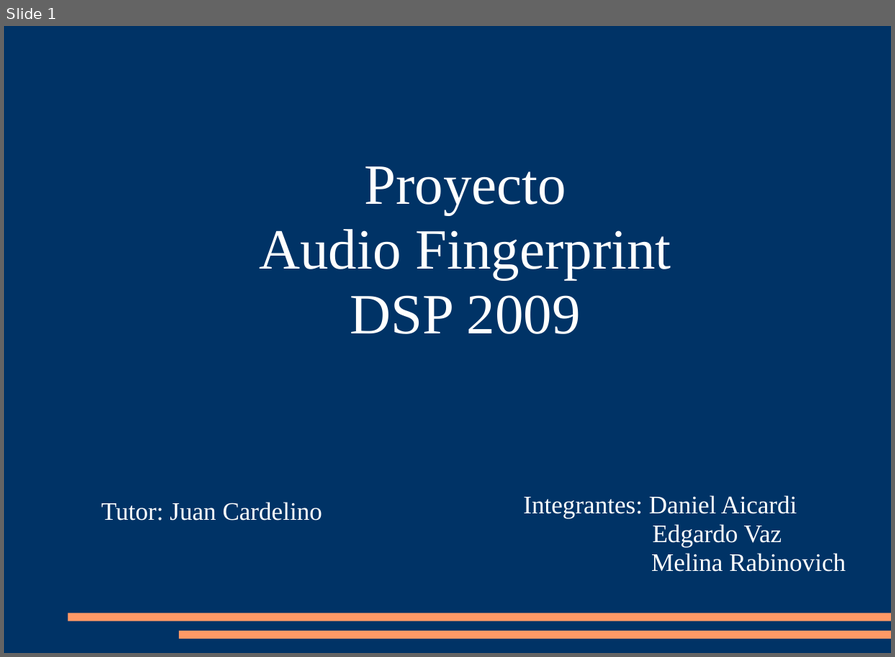
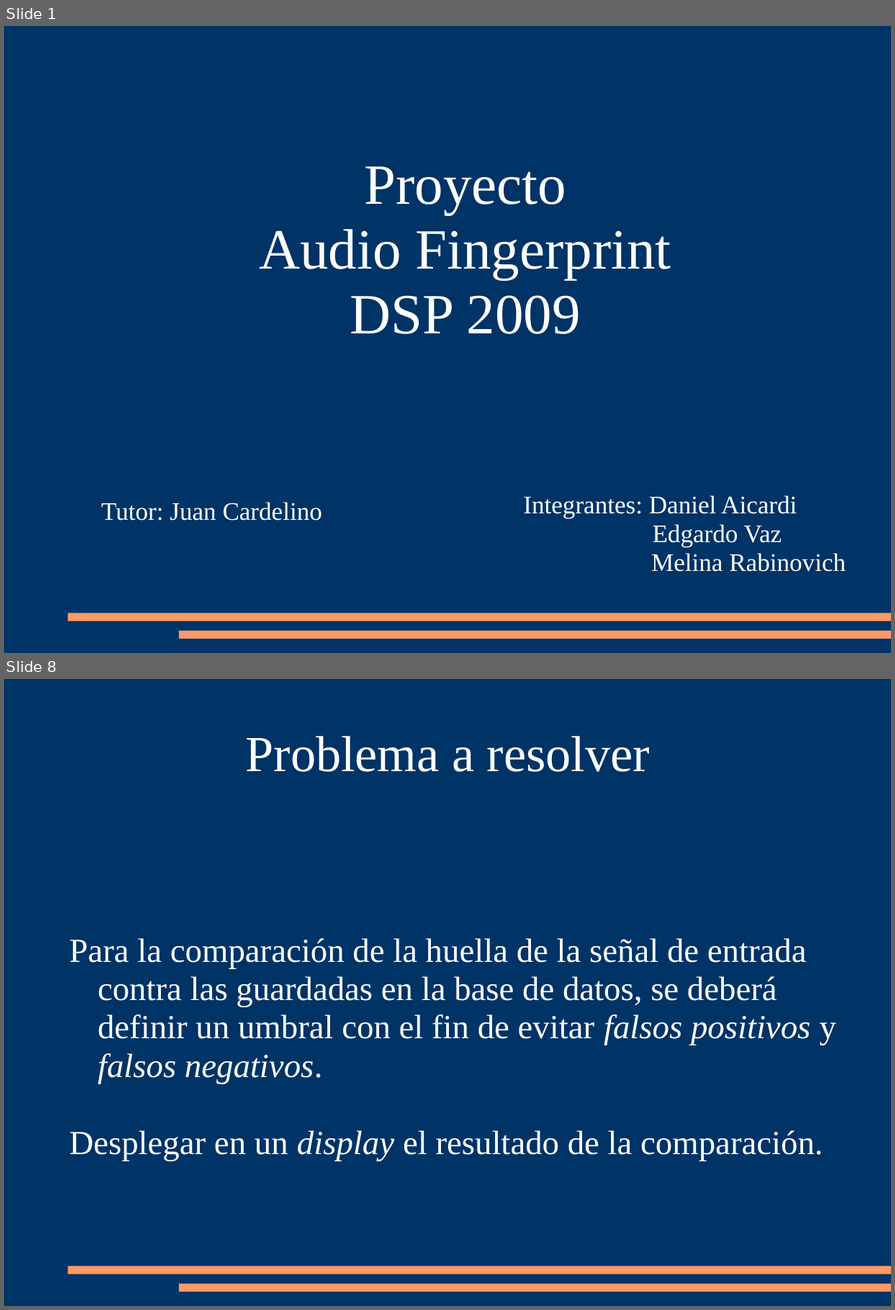
Before and after one commit to mrabinovichm/audio-fingerprint, a slide deck: Presentacion.ppt. Shown one above the other, each under a label of ours: slide 1 before the commit, slides 1 and 8 after it; the slides between them are not shown. The pictures are 895x657 and 895x1310 pixels, drawn with LibreOffice and Linux fonts; fonts in the diff are those of the drawing. Boxes give left, top, right and bottom in pixels: in the first picture for what was removed or moved away, otherwise in the second. Text is boxed around its words. In the diff, an @@ line names an element or a change of style, - is before the commit and + after.

Commit message:
En el algoritmo de cruces por cero se agregó un filtro banda pasante de 60 a 22000Hz. La escala de gráficas va de 0 a 6000Hz en todos los ploteos. La presentación es la definitiva para la muestra en clase.

```diff
--- a/Presentacion.ppt
+++ b/Presentacion.ppt
@@ slide 8 added at [4, 679, 891, 1306], background #003366; not listed: 2 template elements that a slide beside it also shows @@
@@ title added at [246, 736, 650, 772], 48 pt, text #FFFFFF @@
+Problema a resolver
@@ subtitle added at [70, 938, 836, 1161], 32 pt, text #FFFFFF @@
+Para la comparación de la huella de la señal de entrada contra las guardadas en la base de datos, se deberá definir un umbral con el fin de evitar falsos positivos y falsos negativos.
+Desplegar en un display el resultado de la comparación.
```
Also in this commit, not shown: 4 slides changed, 1 other slide added, 1 slide removed, 1 other file.
